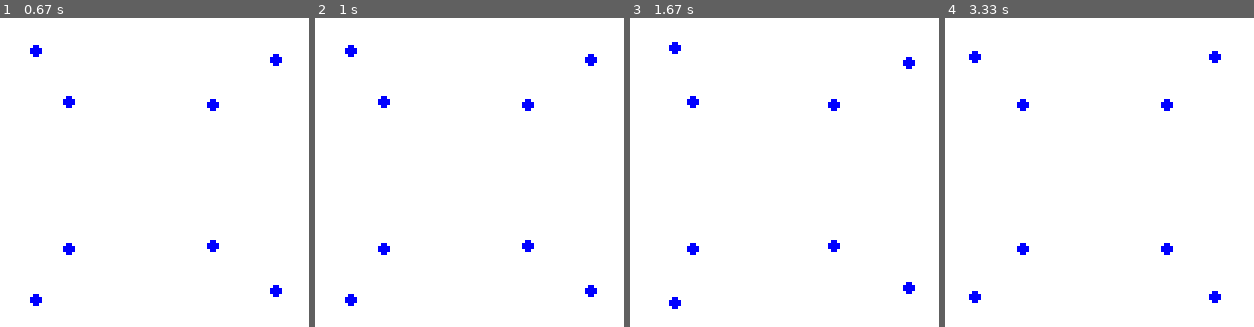
Above: before the commit, frames 1-4 (left to right).
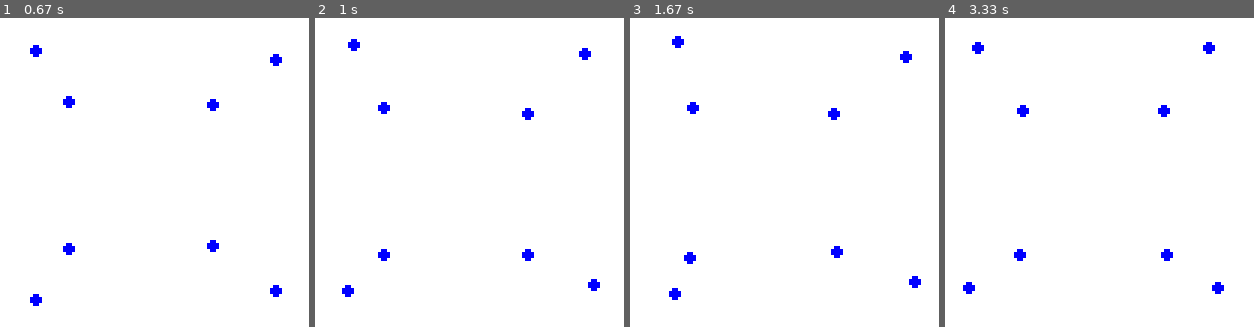
Above: after the commit, the same moments.

Repository: theJalden/FLS_Python_Tutorial
Game: pygame game, started from pygameTutorial.py
The game is run twice, just before and just after one commit, with the same random seed, the same clock (stepped at 60 frames per second) and the same inputs.
Inputs:
- Up to frame 1 (0.67 s): hold Right from 0.33 s (still down)
- Up to frame 2 (1 s): release Right at 0.8 s; hold Up from 0.83 s (still down)
- Up to frame 3 (1.67 s): release Up at 1.13 s; hold Right 1.17-1.63 s
- Up to frame 4 (3.33 s): hold Left 1.67-2.2 s; hold Down 2.23-2.53 s; hold Left 2.57-2.97 s; hold Up from 3 s (still down)

Frame 1 is identical in both runs. In frame 2, 1.4% of the frame differs, in the area x 8-93%, y 6-94%; in frame 3, 1.4%; in frame 4, 1.5%, in the area x 5-91%, y 7-93%.

Commit message:
wire frame, animation

Diff:
--- a/pygameTutorial.py
+++ b/pygameTutorial.py
@@ -8,10 +8,44 @@
                      [1,-1,-1],[1,-1,1],
                      [1,1,-1],[1,1,1]])
 
+class Face:
+    def __init__(self, points, color):
+        self.points = points
+        self.color = color
+        self.updateZ()
+
+    def updateZ(self):
+        global vertexes
+        zsum = 0
+        for point in self.points:
+            zsum += vertexes[point][2]
+        self.z_val = zsum / len(vertexes)
+
+edges = [(0,1),
+         (0,2),
+         (1,3),
+         (2,3),
+         (0,4),
+         (1,5),
+         (2,6),
+         (3,7),
+         (4,5),
+         (4,6),
+         (5,7),
+         (6,7)]
+
+faces = [ Face([1, 5, 7, 3], [0,0,0]),
+          Face([2, 3, 7, 6], [255, 0, 0]),
+          Face([0, 2, 6, 4], [0, 255, 0]),
+          Face([0, 1, 5, 4], [0, 0, 255]),
+          Face([0, 1, 3, 2], [255, 255, 0]),
+          Face([4, 6, 7, 5], [255, 0, 255])]
+
+
 num_pts = len(vertexes)
 
 # List of Vertices, Angle -> List of Vertices
-# Performs a rotation transformation around the z-axis
+# Performs a rotation transformation around the Y-axis
 # returns the result of the operation
 def rotateY(verts, angle) :
     rot = np.array([[np.cos(angle), 0, np.sin(angle)],
@@ -19,10 +53,22 @@
                     [-np.sin(angle), 0, np.cos(angle)]])
     return np.matmul(verts, rot)
 
+# List of Vertices, Angle -> List of Vertices
+# Performs a rotation transformation around the X-axis
+# returns the result of the operation
+def rotateX(verts, angle) :
+    rot = np.array([[1, 0, 0],
+                    [0,np.cos(angle), -np.sin(angle)],
+                    [0,np.sin(angle), np.cos(angle)]])
+    return np.matmul(verts, rot)
+
 
 def run():
     # initialize pygame
     global vertexes
+    playing = False
+    done = False
+    wireframe = False
     pg.init()
 
     hh = 240
@@ -34,12 +80,29 @@
         # Iterate over events
         for ee in pg.event.get():
             if ee.type == pg.QUIT:
-                pg.quit()
+                done = True
             if ee.type ==pg.KEYDOWN:
                 if ee.key == pg.K_LEFT:
                     vertexes = rotateY(vertexes, np.pi/36)
                 elif ee.key == pg.K_RIGHT:
                     vertexes = rotateY(vertexes, -np.pi/36)
+                elif ee.key == pg.K_UP:
+                    vertexes = rotateX(vertexes, np.pi/36)
+                elif ee.key == pg.K_DOWN:
+                    vertexes = rotateX(vertexes, -np.pi/36)
+                elif ee.key == pg.K_X:
+                    wireframe = not wireframe
+                elif ee.key == pg.K_SPACE:
+                    playing = not playing
+
+        # State Decisions
+        if done:
+            pg.quit()
+            break # out of the main loop
+
+        if playing:
+            vertexes = rotateY(vertexes, np.pi/100)
+
 
 
         # Draw Screen
@@ -61,6 +124,20 @@
         for pt in screen_coords.astype(np.int16):
             pg.draw.circle(disp, [0,0,255], pt, 2)
 
+        if wireframe:
+            for edge in edges:
+                p1 = screen_coords.astype(np.int16)[edge[0]]
+                p2 = screen_coords.astype(np.int16)[edge[1]]
+                pg.draw.line(disp, [0,0,0], p1, p2, 1)
+        else:
+            for face in faces:
+                face.updateZ()
+            import heapq
+            # sort a list of faces by face.zval
+
+
+
+
         pg.display.flip()
 
         # sleep, so as not to use every cpu cycle
